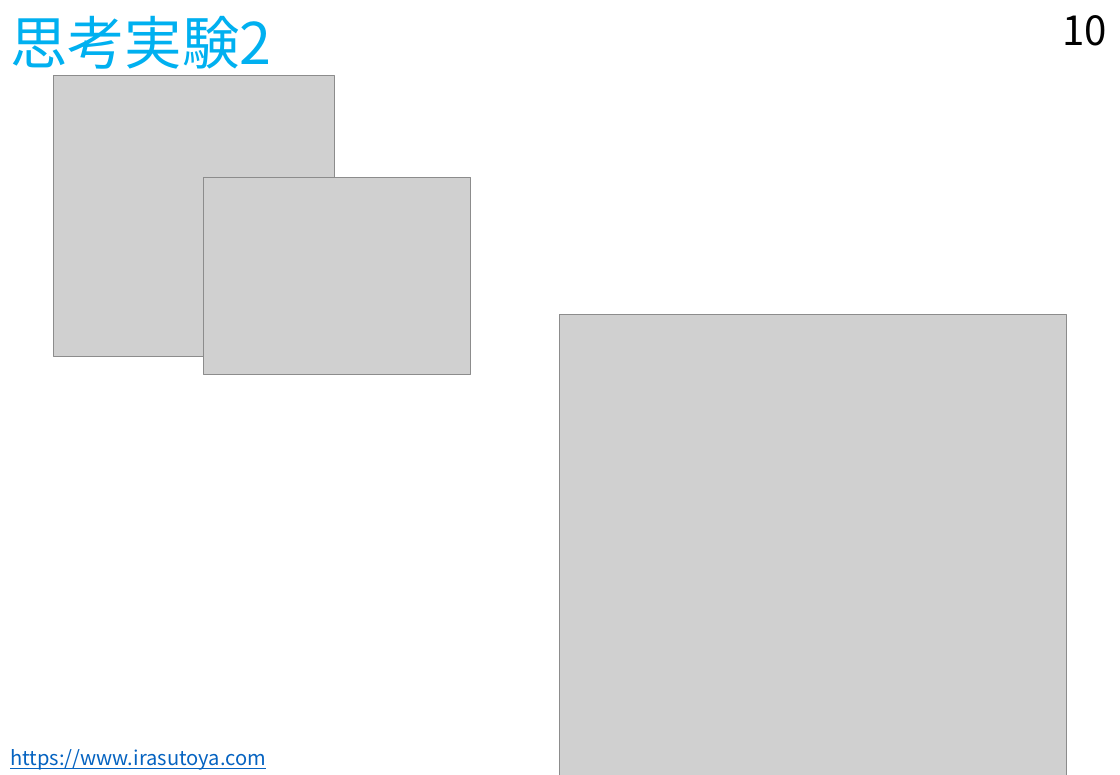
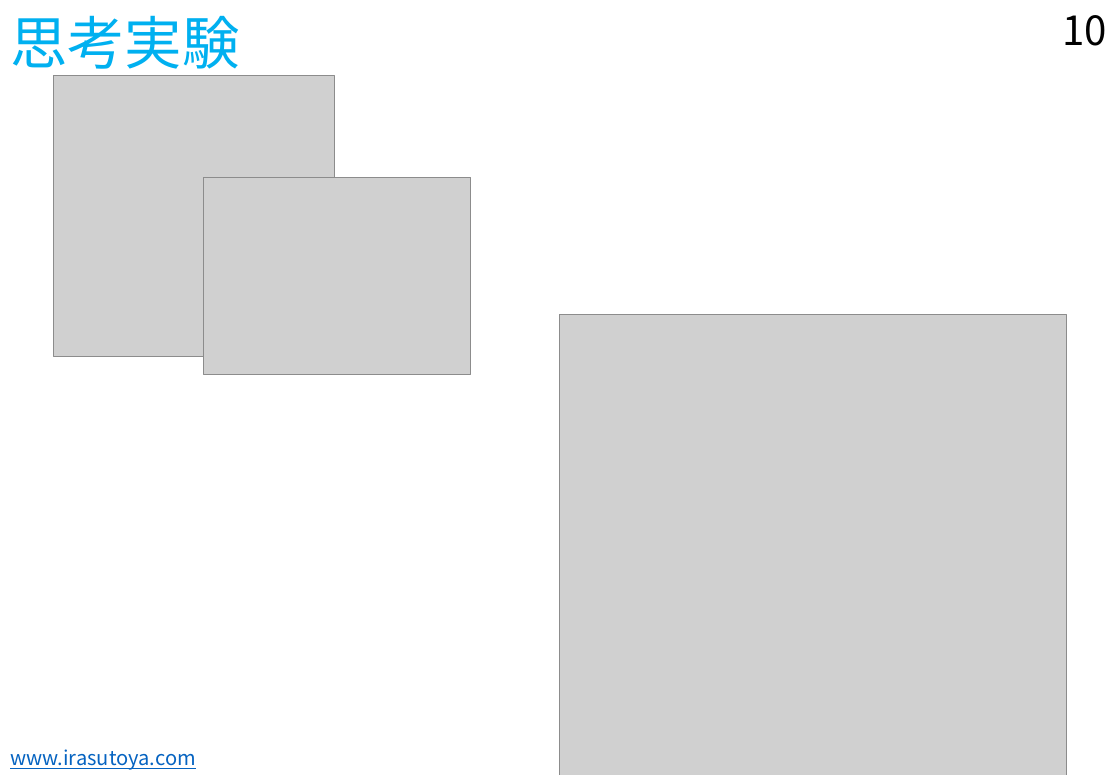
Before and after one commit to Kitocya/kitocya.github.io, a slide deck: slide 10 of JP/JPF02_slide_TLF.pptx. Drawn at 1120x775 pixels with LibreOffice and Linux fonts; fonts in the diff are those of the drawing; grey boxes stand for pictures. Boxes give left, top, right and bottom in pixels: in the first picture for what was removed or moved away, otherwise in the second. Text is boxed around its words. In the diff, an @@ line names an element or a change of style, - is before the commit and + after.

```diff
--- a/JP/JPF02_slide_TLF.pptx
+++ b/JP/JPF02_slide_TLF.pptx
@@ title at [10,15,240,79]: text changed @@
-思考実験2
+思考実験
@@ text at [10,749,196,770]: text changed @@
-https://www.irasutoya.com
+www.irasutoya.com
```
Also in this commit, not shown: 16 other slides changed, 3 other files.
